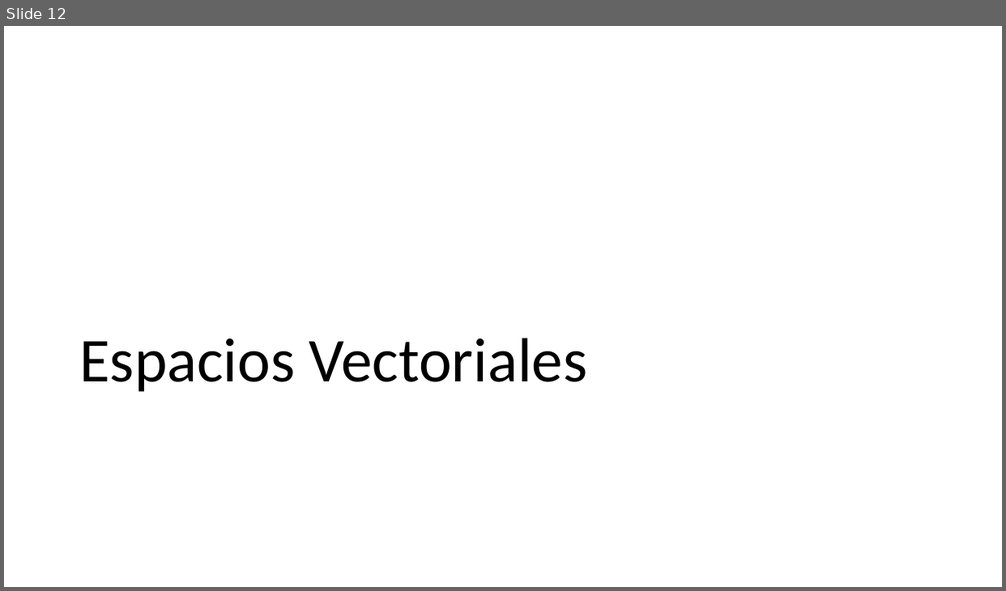
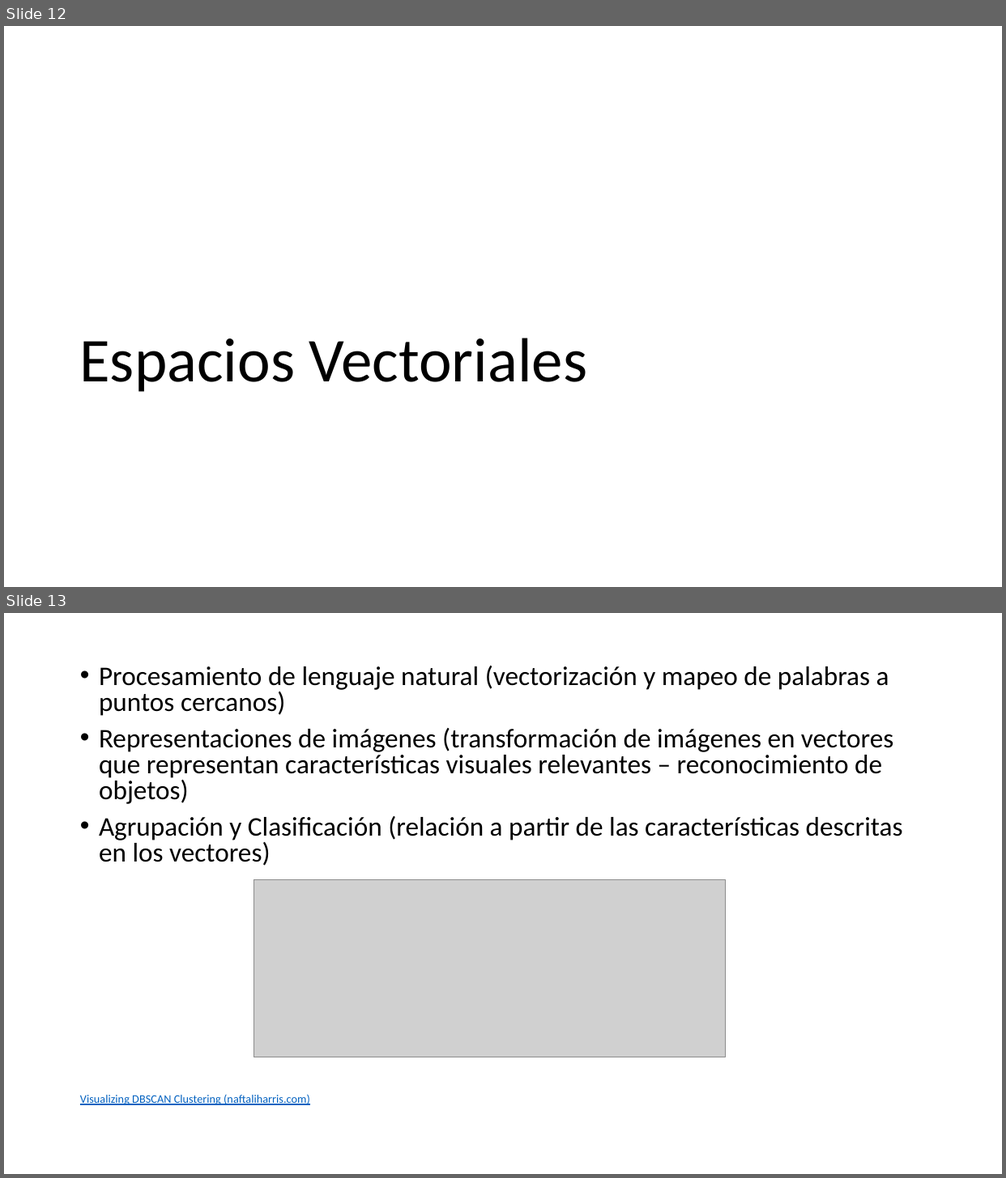
Before and after one commit to 26-jorge-01/IA-SPP, a slide deck: docs/IA-SPP.pptx. Shown one above the other, each under a label of ours: slide 12 before the commit, slides 12 and 13 after it. The pictures are 1006x591 and 1006x1178 pixels, drawn with LibreOffice and Linux fonts; fonts in the diff are those of the drawing; grey boxes stand for pictures. Boxes give left, top, right and bottom in pixels: in the first picture for what was removed or moved away, otherwise in the second. Text is boxed around its words. In the diff, an @@ line names an element or a change of style, - is before the commit and + after.

```diff
--- a/docs/IA-SPP.pptx
+++ b/docs/IA-SPP.pptx
@@ slide 13 added at bbox=[4, 613, 1002, 1174], background #FFFFFF @@
@@ text added at bbox=[80, 666, 903, 1105], 25.9 pt, text #000000 @@
+• Procesamiento de lenguaje natural (vectorización y mapeo de palabras a puntos cercanos)
+• Representaciones de imágenes (transformación de imágenes en vectores que representan características visuales relevantes – reconocimiento de objetos)
+• Agrupación y Clasificación (relación a partir de las características descritas en los vectores)
+Visualizing DBSCAN Clustering (naftaliharris.com)
@@ picture added at bbox=[253, 879, 725, 1058] @@
```
Also in this commit, not shown: 8 other slides added.
